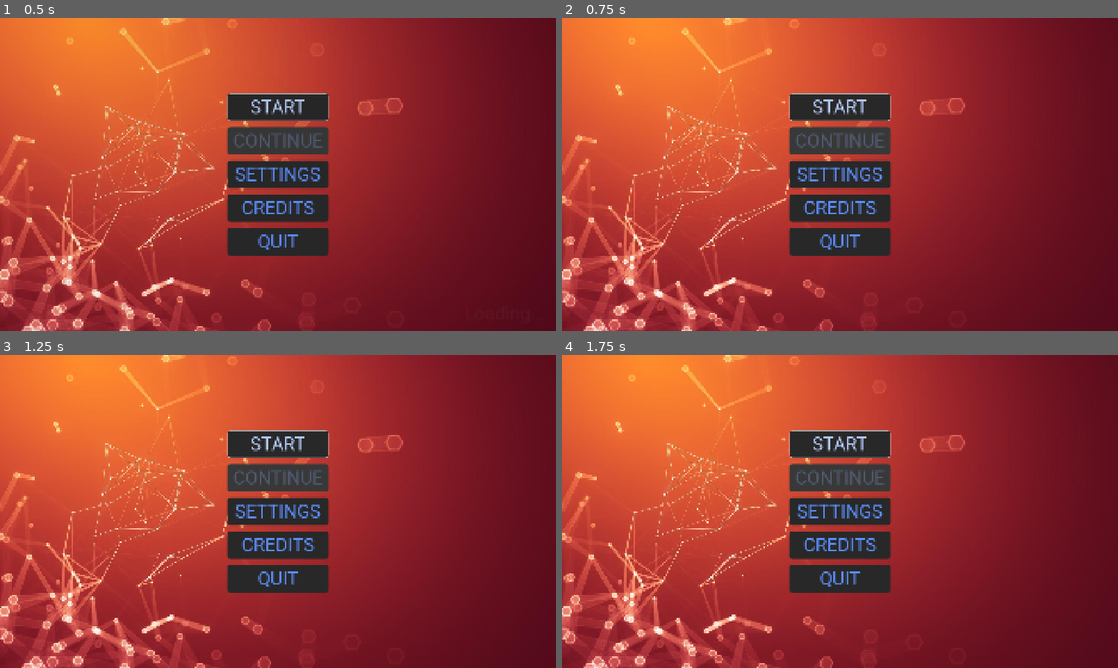
Above: before the commit, frames 1-4 (two rows, left to right).
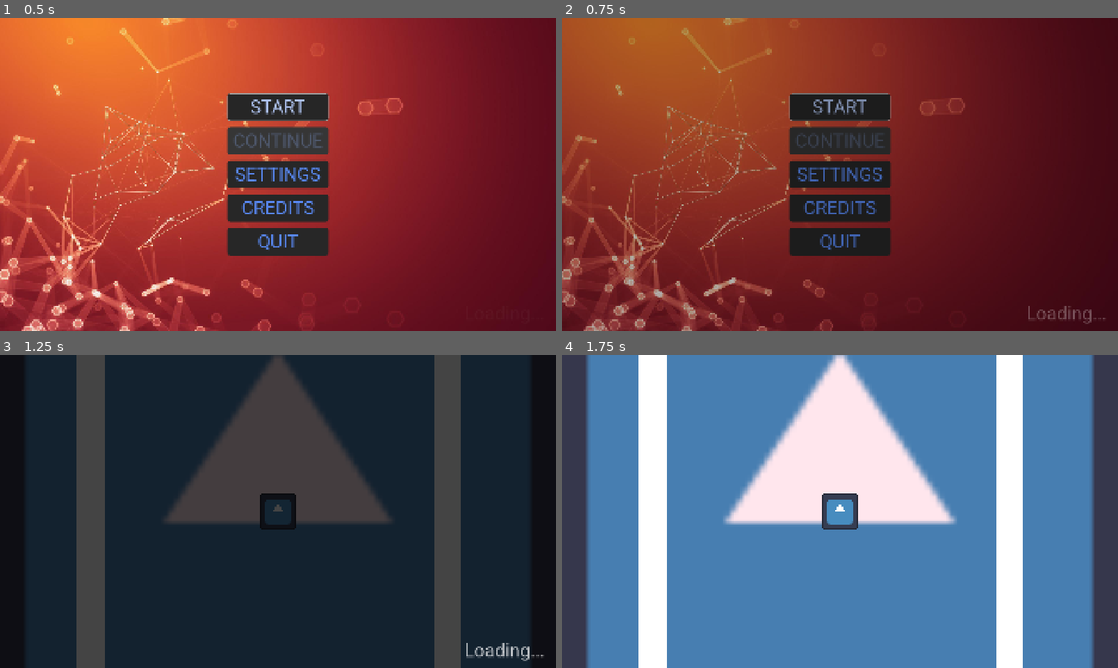
Above: after the commit, the same moments.

Repository: doruktuna/godot-template
Game: Godot game, scene res://scenes/scene_manager/scene_manager.tscn
Same seed, same stepped clock (60 frames per second), same inputs: the game is played once before the commit and once after it. The engine's default icon, where the game draws it, is replaced by a stand-in: a white triangle on a blue panel in a dark square.
Inputs (mouse positions are in pixels of both pictures, inside the frame that each line leads up to):
- Up to frame 1 (0.5 s): no input
- Up to frame 2 (0.75 s): click "START" at 0.5 s
- Up to frame 3 (1.25 s): no input
- Up to frame 4 (1.75 s): click (840, 445) at 1.25 s, where only the run before the commit has a clickable "START"

Frame 1 is identical in both runs. In frame 2, 93% of the frame differs, in the area x 0-100%, y 0-100%; in frame 3, 95%; in frame 4, 100%.

Commit message:
FEAT: Transitions between the start level and main menu

Diff:
--- a/globals/debug_overlay.gd
+++ b/globals/debug_overlay.gd
@@ -1,12 +1,11 @@
 extends CanvasLayer
-
-var is_hidden: bool = true
 
 @onready var fps_value: Label = %FPSValue
 
 @onready var restart_button: Button = %RestartButton
 @onready var previous_level_button: Button = %PreviousLevelButton
 @onready var next_level_button: Button = %NextLevelButton
+@onready var main_menu_button: Button = %MainMenuButton
 @onready var quit_button: Button = %QuitButton
 
 
@@ -22,17 +21,22 @@
 	restart_button.pressed.connect(func(): EventBus.restart_requested.emit())
 	previous_level_button.pressed.connect(func(): EventBus.previous_level_requested.emit())
 	next_level_button.pressed.connect(func(): EventBus.next_level_requested.emit())
+	main_menu_button.pressed.connect(_on_main_menu_pressed)
 	quit_button.pressed.connect(func(): EventBus.quit_requested.emit())
 
 
 func _input(_event: InputEvent) -> void:
 	if Input.is_action_just_pressed('show_debug'):
-		if is_hidden:
+		if visible:
+			hide()
+		else:
 			show()
-		else:
-			hide()
-		is_hidden = !is_hidden
 
 
 func _process(_delta: float) -> void:
 	fps_value.text = str(Engine.get_frames_per_second())
+
+
+func _on_main_menu_pressed() -> void:
+	EventBus.scene_change_requested.emit(SceneManager.Scene.MAIN_MENU, {})
+	hide()
--- a/globals/debug_overlay.tscn
+++ b/globals/debug_overlay.tscn
@@ -66,6 +66,11 @@
 layout_mode = 2
 text = "NEXT LEVEL"
 
+[node name="MainMenuButton" type="Button" parent="PanelContainer/MarginContainer/VBoxContainer" unique_id=169825071]
+unique_name_in_owner = true
+layout_mode = 2
+text = "MAIN MENU"
+
 [node name="QuitButton" type="Button" parent="PanelContainer/MarginContainer/VBoxContainer" unique_id=687481803]
 unique_name_in_owner = true
 layout_mode = 2
--- a/globals/event_bus.gd
+++ b/globals/event_bus.gd
@@ -4,6 +4,9 @@
 
 # Player Signals
 signal player_died
+
+# Scene management signals
+signal scene_change_requested(scene: SceneManager.Scene, params: Dictionary)
 
 # Level/Game signals
 signal quit_requested
--- a/scenes/main_scene.tscn
+++ b/scenes/levels/start_level.tscn
@@ -1,19 +1,19 @@
 [gd_scene format=3 uid="uid://da3wyax0qgsew"]
 
-[ext_resource type="Script" uid="uid://b3kqym2kh3rdq" path="res://scenes/main_scene.gd" id="1_7ykc4"]
-[ext_resource type="PackedScene" uid="uid://bvcmylbm4efj1" path="res://entities/player/player.tscn" id="1_w2twt"]
-[ext_resource type="Texture2D" uid="uid://cpp0wcvw5iruq" path="res://godot-icon.svg" id="2_7ykc4"]
+[ext_resource type="Script" uid="uid://b3kqym2kh3rdq" path="res://scenes/levels/start_level.gd" id="1_lps7v"]
+[ext_resource type="Texture2D" uid="uid://cpp0wcvw5iruq" path="res://godot-icon.svg" id="2_phg5r"]
+[ext_resource type="PackedScene" uid="uid://bvcmylbm4efj1" path="res://entities/player/player.tscn" id="3_4b4lo"]
 
 [sub_resource type="RectangleShape2D" id="RectangleShape2D_d67f2"]
 size = Vector2(98, 1320)
 
-[node name="MainScene" type="Node2D" unique_id=1261555673]
-script = ExtResource("1_7ykc4")
+[node name="StartLevel" type="Node2D" unique_id=1261555673]
+script = ExtResource("1_lps7v")
 
 [node name="Background" type="Sprite2D" parent="." unique_id=1919726533]
 modulate = Color(0.9981827, 0.9013633, 0.92834663, 1)
 scale = Vector2(19.828125, 19.828125)
-texture = ExtResource("2_7ykc4")
+texture = ExtResource("2_phg5r")
 
 [node name="Walls" type="Node2D" parent="." unique_id=1877407374]
 
--- a/scenes/scene_manager/scene_manager.gd
+++ b/scenes/scene_manager/scene_manager.gd
@@ -6,11 +6,21 @@
 @onready var scene_container: Node = $SceneContainer
 @onready var transition_layer: CanvasLayer = $TransitionLayer
 @onready var snapshot: TextureRect = $TransitionLayer/Snapshot
+@onready var overlay: ColorRect = $TransitionLayer/Overlay
+@onready var loading_label: Label = $TransitionLayer/LoadingLabel
 @onready var animation_player: AnimationPlayer = $TransitionLayer/AnimationPlayer
+
+enum Scene {MAIN_MENU, LEVEL_1}
+
+const SCENES := {
+	Scene.MAIN_MENU: "uid://c14p3tv3084fc",
+	Scene.LEVEL_1: "uid://da3wyax0qgsew",
+}
 
 
 func _ready() -> void:
 	instantiate_start_scene()
+	EventBus.scene_change_requested.connect(_on_scene_change_request)
 
 
 func instantiate_start_scene() -> void:
@@ -23,3 +33,66 @@
 	await animation_player.animation_finished
 
 	transition_layer.hide()
+
+
+func _on_scene_change_request(scene: Scene, params: Dictionary) -> void:
+	print("Scene change requested: ", scene)
+	change_to_scene(scene, params)
+
+
+func change_to_scene(scene: Scene, _params: Dictionary) -> void:
+	# This starts loading the new scene into memory
+	ResourceLoader.load_threaded_request(SCENES[scene])
+
+	await setup_and_show_snapshot()
+	remove_current_scene()
+
+	animation_player.play("fade_in")
+	await animation_player.animation_finished
+	snapshot.hide()
+
+	var new_scene := await add_new_scene(scene)
+
+	animation_player.play("fade_out")
+	await animation_player.animation_finished
+	transition_layer.hide()
+
+	new_scene.process_mode = Node.PROCESS_MODE_ALWAYS
+
+
+func setup_and_show_snapshot() -> void:
+	# Wait the frame draw in order not to capture unfinished frames
+	await RenderingServer.frame_post_draw
+	var image := get_viewport().get_texture().get_image()
+	if image != null: # headless/dummy renderer
+		snapshot.texture = ImageTexture.create_from_image(image)
+		snapshot.show()
+
+	hide_overlay()
+	transition_layer.show()
+
+
+func hide_overlay() -> void:
+	overlay.color.a = 0
+	loading_label.modulate.a = 0
+
+
+func remove_current_scene() -> void:
+	for child in scene_container.get_children():
+		child.queue_free()
+
+
+func add_new_scene(scene: Scene) -> Node:
+	var path: String = SCENES[scene]
+
+	# Wait if necessary
+	while ResourceLoader.load_threaded_get_status(path) == ResourceLoader.THREAD_LOAD_IN_PROGRESS:
+		await get_tree().process_frame
+
+	# Load and instantiate the scene
+	var packed := ResourceLoader.load_threaded_get(path) as PackedScene
+	var new_scene := packed.instantiate()
+	new_scene.process_mode = Node.PROCESS_MODE_DISABLED
+	scene_container.add_child(new_scene)
+
+	return new_scene
--- a/scenes/scene_manager/scene_manager.tscn
+++ b/scenes/scene_manager/scene_manager.tscn
@@ -28,6 +28,34 @@
 "transitions": PackedFloat32Array(1),
 "update": 1,
 "values": [1.0]
+}
+
+[sub_resource type="Animation" id="Animation_pkci8"]
+resource_name = "fade_in"
+length = 0.5
+tracks/0/type = "value"
+tracks/0/imported = false
+tracks/0/enabled = true
+tracks/0/path = NodePath("Overlay:color:a")
+tracks/0/interp = 1
+tracks/0/loop_wrap = true
+tracks/0/keys = {
+"times": PackedFloat32Array(0, 0.5),
+"transitions": PackedFloat32Array(1, 1),
+"update": 0,
+"values": [0.0, 1.0]
+}
+tracks/1/type = "value"
+tracks/1/imported = false
+tracks/1/enabled = true
+tracks/1/path = NodePath("LoadingLabel:modulate:a")
+tracks/1/interp = 1
+tracks/1/loop_wrap = true
+tracks/1/keys = {
+"times": PackedFloat32Array(0, 0.5),
+"transitions": PackedFloat32Array(1, 1),
+"update": 0,
+"values": [0.0, 1.0]
 }
 
 [sub_resource type="Animation" id="Animation_yr2f4"]
@@ -61,6 +89,7 @@
 [sub_resource type="AnimationLibrary" id="AnimationLibrary_pkci8"]
 _data = {
 &"RESET": SubResource("Animation_hclo4"),
+&"fade_in": SubResource("Animation_pkci8"),
 &"fade_out": SubResource("Animation_yr2f4")
 }
 
--- a/ui/menus/main_menu.gd
+++ b/ui/menus/main_menu.gd
@@ -10,7 +10,12 @@
 
 func _ready() -> void:
 	start_button.grab_focus()
+	start_button.pressed.connect(_on_start_button_pressed)
 	quit_button.pressed.connect(_on_quit_button_pressed)
+
+
+func _on_start_button_pressed() -> void:
+	EventBus.scene_change_requested.emit(SceneManager.Scene.LEVEL_1, {})
 
 
 func _on_quit_button_pressed() -> void:
--- a/ui/menus/main_menu.tscn
+++ b/ui/menus/main_menu.tscn
@@ -11,6 +11,7 @@
 grow_horizontal = 2
 grow_vertical = 2
 script = ExtResource("1_qc8qn")
+start_level_path = "uid://da3wyax0qgsew"
 
 [node name="Background" type="TextureRect" parent="." unique_id=2015924802]
 layout_mode = 1
Renamed: scenes/main_scene.gd -> scenes/levels/start_level.gd
Renamed: scenes/main_scene.gd.uid -> scenes/levels/start_level.gd.uid
Not shown: 1 places in scenes/levels/start_level.tscn that only renumber resources
